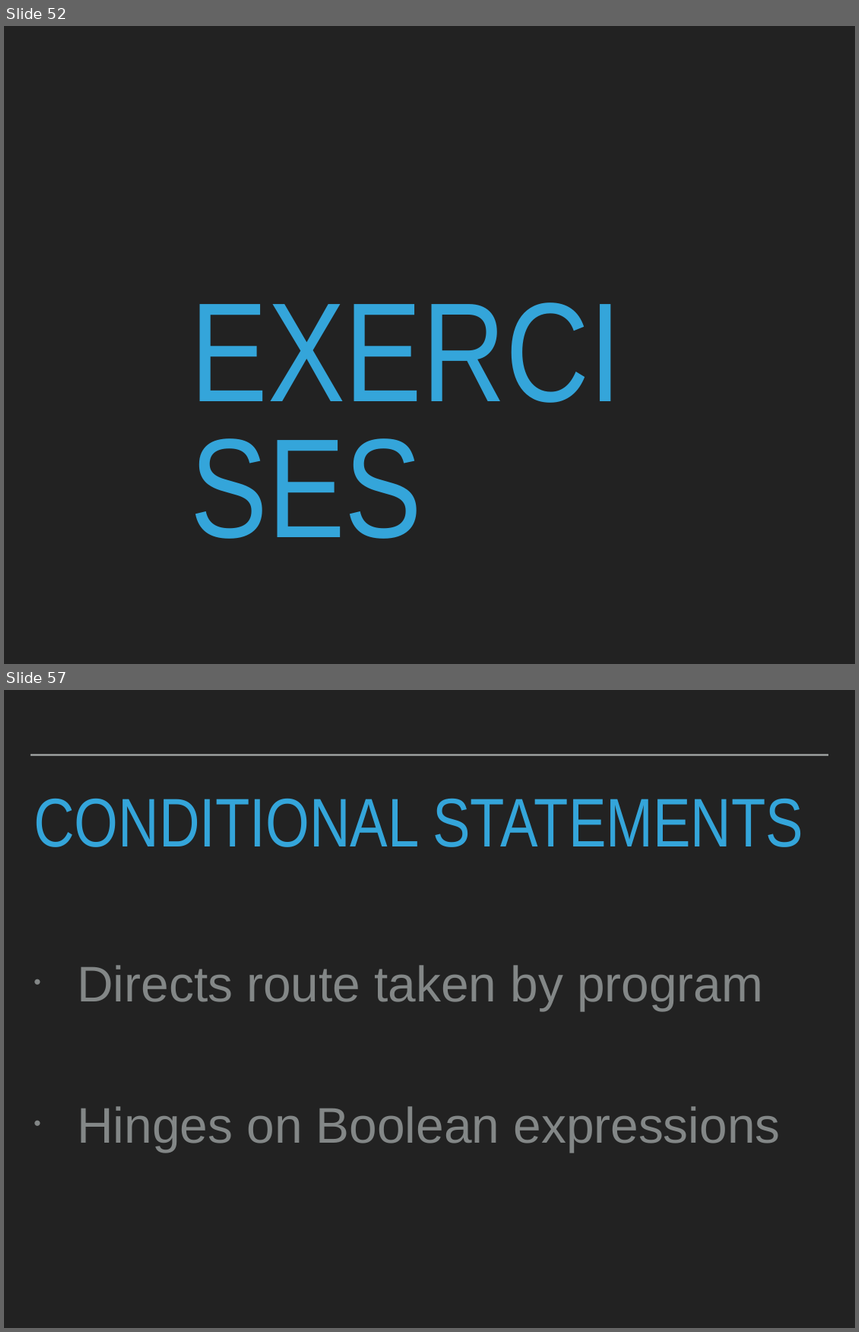
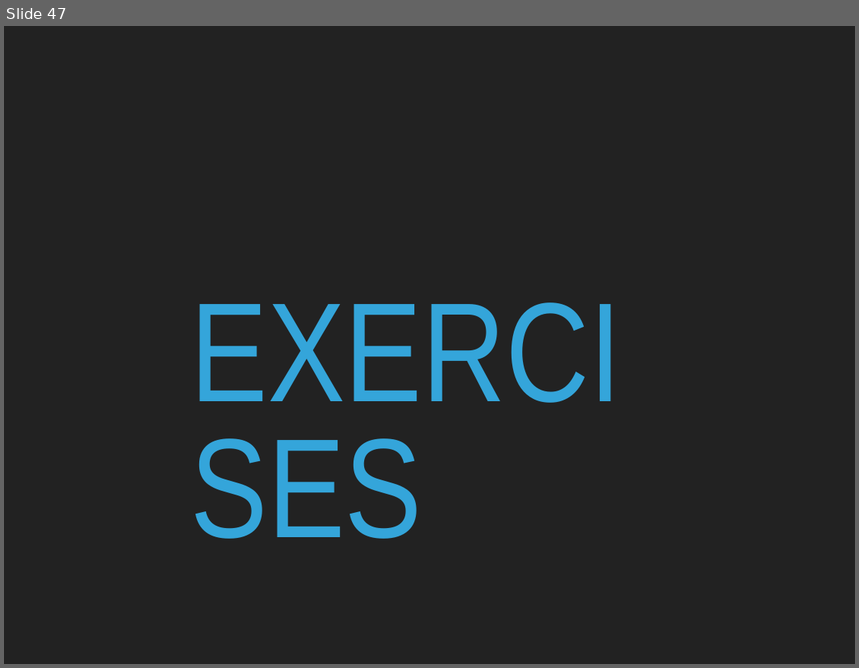
Before and after one commit to robcarrington/PythonInADay, a slide deck: Session2_Slides.pptx. Shown one above the other, each under a label of ours: slides 52 and 57 before the commit, slide 47 after it; the slides between them are not shown. The pictures are 859x1332 and 859x668 pixels, drawn with LibreOffice and Linux fonts; fonts in the diff are those of the drawing. Boxes give left, top, right and bottom in pixels: in the first picture for what was removed or moved away, otherwise in the second. Text is boxed around its words. In the diff, an @@ line names an element or a change of style, - is before the commit and + after.

```diff
--- a/Session2_Slides.pptx
+++ b/Session2_Slides.pptx
@@ slide 57 removed at [4, 690, 855, 1328], background #222222 @@
@@ line removed from (31, 755) to (829, 755) @@
@@ title removed at [34, 798, 804, 847] @@
-CONDITIONAL STATEMENTS
@@ text removed at [78, 965, 781, 1152] @@
-• Directs route taken by program
-• Hinges on Boolean expressions
@@ what was slide 52 is now slide 47 @@
```
Also in this commit, not shown: 23 slides added, 55 other slides removed, 2 other files.
